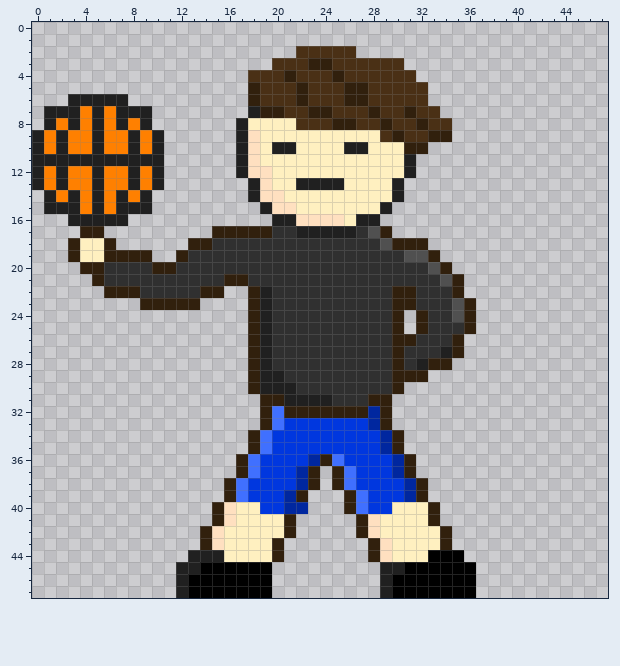
A pixel-art file gets an edit: assets/characters/connor.aseprite. The first picture shows the starting point.
48x48 pixels, 1 frame.
Once edited:
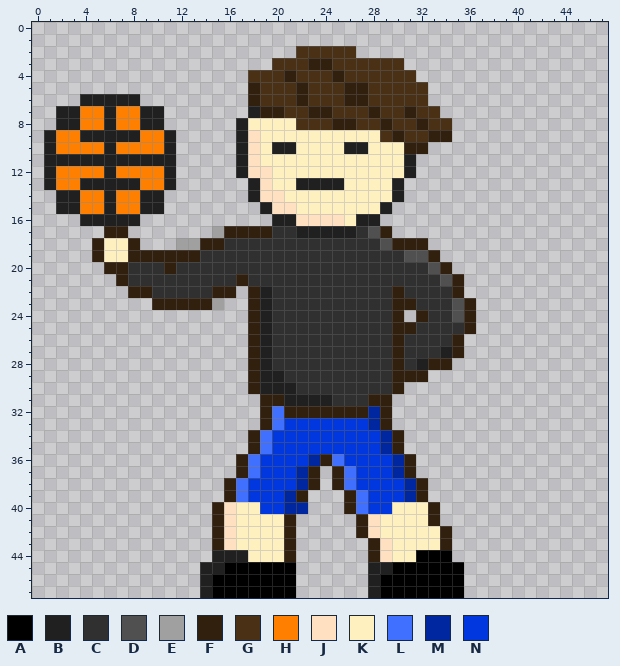
Palette (. is transparent): A #000000  B #202020  C #303030  D #505050  E #a0a0a0  F #31200d  G #4a3015  H #ff8000  J #ffe0c0  K #fff0c0  L #4070ff  M #00279f  N #0037df
Diff:
layer "Layer 1" now hidden
layer "Layer 2" added
The edit adds colour A in rows 45 to 47 at x 20 to 21.
Colour B gives way to colour A in row 45 at x 30; in rows 46 to 47 at x 29.
Colour K gives way to colour A in row 44 at x 32.
The edit adds colour B in row 6 at x 8; in rows 7 to 8 at x 10; in rows 9 to 13 at x 11; in rows 14 to 15 at x 10; in row 16 at x 8; in rows 45 to 47 at x 28.
Colour A gives way to colour B in row 45 at x 14 to 15; in rows 46 to 47 at x 14.
Colour H gives way to colour B in row 7 at x 6; in row 8 at x 2 and 6; in row 9 at x 1, 4 and 6 to 7; in row 10 at x 1 and 6; in row 12 at x 1 and 6; in row 13 at x 1, 4 and 6 to 7.
Colour H gives way to colour B in row 14 at x 2 and 6; in row 15 at x 6.
Colour K gives way to colour B in row 44 at x 16 to 17.
Colour F gives way to colour C in row 20 at x 10; in row 21 at x 16; in row 22 at x 14 and 31; in row 25 at x 32; in row 26 at x 31.
The edit adds colour E in row 18 at x 12; in row 23 at x 15.
Colour F gives way to colour E in row 17 at x 15; in row 18 at x 13.
The edit adds colour F in row 17 at x 6 to 7; in row 18 at x 8; in row 19 at x 10 to 11; in row 22 at x 16; in row 23 at x 14; in row 25 at x 31.
The edit adds colour F in rows 43 to 44 at x 21.
Colour C gives way to colour F in row 18 at x 15; in row 19 at x 13; in row 20 at x 6 to 7; in row 21 at x 7; in row 22 at x 9.
Colour J gives way to colour F in rows 42 to 43 at x 15.
Colour K gives way to colour F in rows 18 to 19 at x 5.
Colour B gives way to colour H in row 7 at x 5 and 7 to 8; in row 8 at x 5 and 7; in row 9 at x 2 and 10; in row 10 at x 2, 5, 8 and 10; in row 12 at x 2, 5, 8 and 10; in row 13 at x 2 and 10.
Colour B gives way to colour H in row 14 at x 5 and 7; in row 15 at x 5 and 7 to 8.
Colour K gives way to colour J in rows 42 to 43 at x 16.
The edit adds colour K in row 18 at x 7.
Colour F gives way to colour K in row 18 at x 6; in row 19 at x 6 to 7; in rows 43 to 44 at x 20.
Colour A is removed in row 44 at x 35; in row 45 at x 36; in rows 46 to 47 at x 13 and 36.
Colour B is removed in row 6 at x 3; in rows 7 to 8 at x 1; in rows 9 to 13 at x 0; in rows 14 to 15 at x 1; in row 16 at x 3; in row 44 at x 13 to 14.
Colour B is removed in row 45 at x 12 to 13; in rows 46 to 47 at x 12.
Colour C is removed in row 21 at x 6.
Colour F is removed in row 17 at x 4 to 5; in rows 18 to 19 at x 3; in row 20 at x 4 to 5; in row 21 at x 5; in row 22 at x 6 to 7; in row 23 at x 9.
Colour F is removed in rows 42 to 43 at x 14.
Colour K is removed in rows 18 to 19 at x 4.
Where, in picture pixels (left, top, right, bottom), the same in both pictures:
changed: (32, 94, 236, 310)
changed: (404, 286, 428, 346)
changed: (176, 526, 296, 598)
changed: (368, 550, 476, 598)
